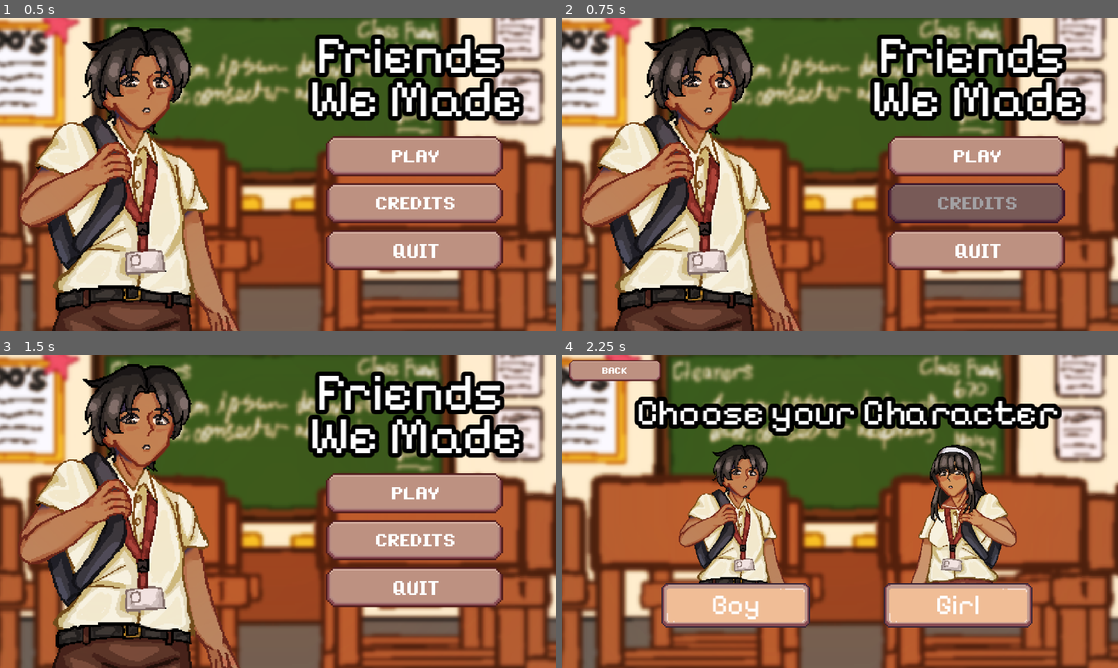
Above: before the commit, frames 1-4 (two rows, left to right).
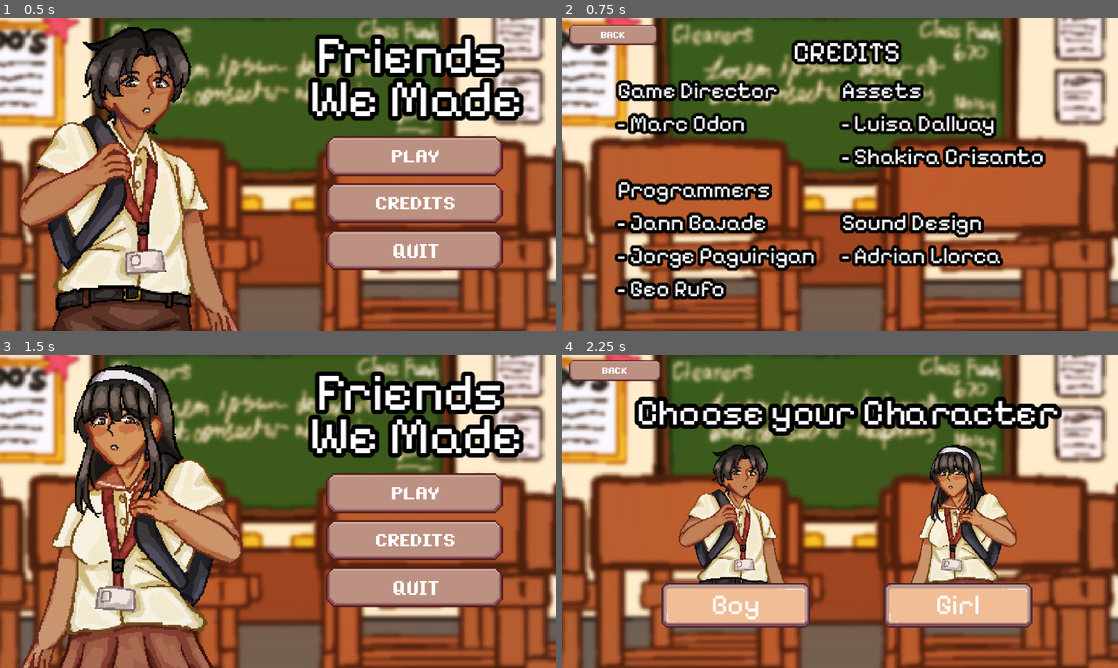
Above: after the commit, the same moments.

Repository: AzeOcram/checkpoint-gamejam
Game: Godot game, scene res://scenes/main_menu/main_menu.tscn
Two runs of this game, one before a commit and one after it. Both use one fixed random seed, a clock stepped at 60 frames per second and the inputs below. This scene is started directly instead of the project's main scene.
Inputs (mouse positions are in pixels of both pictures, inside the frame that each line leads up to):
- Up to frame 1 (0.5 s): no input
- Up to frame 2 (0.75 s): click (979, 202) at 0.5 s
- Up to frame 3 (1.5 s): click (50, 370) at 1.27 s
- Up to frame 4 (2.25 s): click (979, 492) at 2 s

Frame 1 is identical in both runs. In frame 2, 48% of the frame differs, in the area x 1-95%, y 2-100%; in frame 3, 23%; in frame 4, nothing differs.

Commit message:
feature(ui): Added a credits scene

Diff:
--- a/scenes/main/friends_panel.tscn
+++ b/scenes/main/friends_panel.tscn
@@ -38,7 +38,7 @@
 theme_override_styles/panel = SubResource("floor_style")
 script = ExtResource("1_7jyo1")
 
-[node name="Pad" type="PanelContainer" parent="."]
+[node name="Pad" type="PanelContainer" parent="." unique_id=1973310355]
 layout_mode = 2
 theme_override_styles/panel = SubResource("pad_style")
 
@@ -46,14 +46,14 @@
 layout_mode = 2
 theme_override_constants/separation = 4
 
-[node name="Header" type="PanelContainer" parent="Pad/VBoxContainer"]
+[node name="Header" type="PanelContainer" parent="Pad/VBoxContainer" unique_id=1517216320]
 layout_mode = 2
 theme_override_styles/panel = SubResource("header_style")
 
-[node name="HBoxContainer" type="HBoxContainer" parent="Pad/VBoxContainer/Header"]
+[node name="HBoxContainer" type="HBoxContainer" parent="Pad/VBoxContainer/Header" unique_id=588570781]
 layout_mode = 2
 
-[node name="TitleLabel" type="Label" parent="Pad/VBoxContainer/Header/HBoxContainer"]
+[node name="TitleLabel" type="Label" parent="Pad/VBoxContainer/Header/HBoxContainer" unique_id=403252973]
 layout_mode = 2
 theme_override_colors/font_color = Color(0.3, 0.18, 0.08, 1)
 theme_override_font_sizes/font_size = 10
@@ -66,14 +66,14 @@
 theme_override_font_sizes/font_size = 7
 horizontal_alignment = 2
 
-[node name="CloseButton" type="TextureButton" parent="Pad/VBoxContainer/Header/HBoxContainer"]
+[node name="CloseButton" type="TextureButton" parent="Pad/VBoxContainer/Header/HBoxContainer" unique_id=2042822212]
 custom_minimum_size = Vector2(34, 12)
 layout_mode = 2
 texture_normal = ExtResource("3_close")
 ignore_texture_size = true
 stretch_mode = 5
 
-[node name="ScrollContainer" type="ScrollContainer" parent="Pad/VBoxContainer"]
+[node name="ScrollContainer" type="ScrollContainer" parent="Pad/VBoxContainer" unique_id=203380324]
 layout_mode = 2
 size_flags_vertical = 3
 horizontal_scroll_mode = 0
@@ -82,4 +82,3 @@
 layout_mode = 2
 size_flags_horizontal = 3
 theme_override_constants/v_separation = 4
-columns = 1
--- /dev/null
+++ b/scenes/main_menu/credit.tscn
@@ -0,0 +1,81 @@
+[gd_scene format=3 uid="uid://dfhbep5jjvnvf"]
+
+[ext_resource type="Texture2D" uid="uid://jgfjv7jes1v0" path="res://assets/ui/main_menu/Art/Bg blurred.PNG" id="1_838oo"]
+[ext_resource type="Texture2D" uid="uid://ncjj2eb64p3y" path="res://assets/ui/main_menu/Back 1.PNG" id="1_de0jb"]
+[ext_resource type="Script" uid="uid://b58j2024edv4o" path="res://scripts/main_menu/credit.gd" id="1_w40ar"]
+[ext_resource type="Texture2D" uid="uid://dgcf3ey8nqv7s" path="res://assets/ui/main_menu/Back 2.PNG" id="2_5b0ac"]
+[ext_resource type="FontFile" uid="uid://dsew2v2x71tuk" path="res://assets/fonts/PixelifySans-VariableFont_wght.ttf" id="2_w40ar"]
+[ext_resource type="AudioStream" uid="uid://ccvsfsryxdo2e" path="res://assets/audio/Music/main_menu_bgm.ogg" id="6_o5g1f"]
+
+[node name="Credit" type="Control" unique_id=1971361150]
+layout_mode = 3
+anchors_preset = 0
+script = ExtResource("1_w40ar")
+
+[node name="Background" type="Sprite2D" parent="." unique_id=702449182]
+position = Vector2(157, 87)
+scale = Vector2(0.85, 0.85)
+texture = ExtResource("1_838oo")
+
+[node name="MarginContainer" type="MarginContainer" parent="." unique_id=2115458808]
+layout_mode = 0
+offset_left = 32.0
+offset_top = 10.0
+offset_right = 296.0
+offset_bottom = 168.0
+
+[node name="VBoxContainer" type="VBoxContainer" parent="MarginContainer" unique_id=1715492408]
+layout_mode = 2
+
+[node name="TitleLabel" type="Label" parent="MarginContainer/VBoxContainer" unique_id=801118916]
+layout_mode = 2
+theme_override_constants/outline_size = 7
+theme_override_fonts/font = ExtResource("2_w40ar")
+text = "CREDITS"
+horizontal_alignment = 1
+
+[node name="HBoxContainer" type="HBoxContainer" parent="MarginContainer/VBoxContainer" unique_id=151680892]
+layout_mode = 2
+
+[node name="Programmers" type="Label" parent="MarginContainer/VBoxContainer/HBoxContainer" unique_id=1145298248]
+layout_mode = 2
+theme_override_constants/outline_size = 7
+theme_override_fonts/font = ExtResource("2_w40ar")
+theme_override_font_sizes/font_size = 13
+text = "Game Director
+- Marc Odon
+
+Programmers
+- Jann Bajade
+- Jorge Paguirigan
+- Geo Rufo"
+
+[node name="AssetsAndSound" type="Label" parent="MarginContainer/VBoxContainer/HBoxContainer" unique_id=1969832901]
+layout_mode = 2
+theme_override_constants/outline_size = 7
+theme_override_fonts/font = ExtResource("2_w40ar")
+theme_override_font_sizes/font_size = 13
+text = "Assets
+- Luisa Dalluay
+- Shakira Crisanto
+
+Sound Design
+- Adrian Llorca
+"
+
+[node name="BackButton" type="TextureButton" parent="." unique_id=1086024692]
+custom_minimum_size = Vector2(53, 14)
+layout_mode = 0
+offset_left = 4.0
+offset_top = 4.0
+offset_right = 106.0
+offset_bottom = 27.0
+scale = Vector2(0.5, 0.5)
+texture_normal = ExtResource("1_de0jb")
+texture_hover = ExtResource("2_5b0ac")
+
+[node name="AudioStreamPlayer2D" type="AudioStreamPlayer2D" parent="." unique_id=1535858872]
+stream = ExtResource("6_o5g1f")
+autoplay = true
+
+[connection signal="pressed" from="BackButton" to="." method="_on_back_button_pressed"]
--- a/scenes/main_menu/main_menu.tscn
+++ b/scenes/main_menu/main_menu.tscn
@@ -82,4 +82,5 @@
 autoplay = true
 
 [connection signal="pressed" from="VBoxContainer/Play" to="." method="_on_play_pressed"]
+[connection signal="pressed" from="VBoxContainer/Credits" to="." method="_on_credits_pressed"]
 [connection signal="pressed" from="VBoxContainer/Quit" to="." method="_on_quit_pressed"]
--- /dev/null
+++ b/scripts/main_menu/credit.gd
@@ -0,0 +1,7 @@
+extends Control
+
+# Target scene path (adjust to match your actual main menu scene path)
+const MAIN_MENU_PATH: String = "res://scenes/main_menu/main_menu.tscn"
+
+func _on_back_button_pressed() -> void:
+	get_tree().change_scene_to_file(MAIN_MENU_PATH)
--- a/scripts/main_menu/main_menu.gd
+++ b/scripts/main_menu/main_menu.gd
@@ -37,6 +37,9 @@
 	# Routes to Gender Selection first
 	get_tree().change_scene_to_file("res://scenes/main_menu/gender_selection.tscn")
 
+func _on_credits_pressed() -> void:
+	# Change this path to match your actual credits scene file location
+	get_tree().change_scene_to_file("res://scenes/main_menu/credit.tscn")
 
 func _on_quit_pressed() -> void:
 	get_tree().quit()
--- a/scripts/qte/trash_qte.gd
+++ b/scripts/qte/trash_qte.gd
@@ -12,7 +12,7 @@
 
 # Placeholder sprite until real trash art exists.
 const TRASH_TEXTURE1: Texture2D = preload("res://assets/art/qte/Trash 1.PNG")
-const TRASH_TEXTURE2: Texture2D = preload("res://assets/art/qte/Trash 2.png")
+const TRASH_TEXTURE2: Texture2D = preload("res://assets/art/qte/Trash 2.PNG")
 
 const TRASH_SCALE: float = 1
 
Not shown, changed: assets/art/qte/Trash 2.PNG.import
Not shown: 1 places in scenes/main/friends_panel.tscn that only renumber resources
Not shown, added: scripts/main_menu/credit.gd.uid
